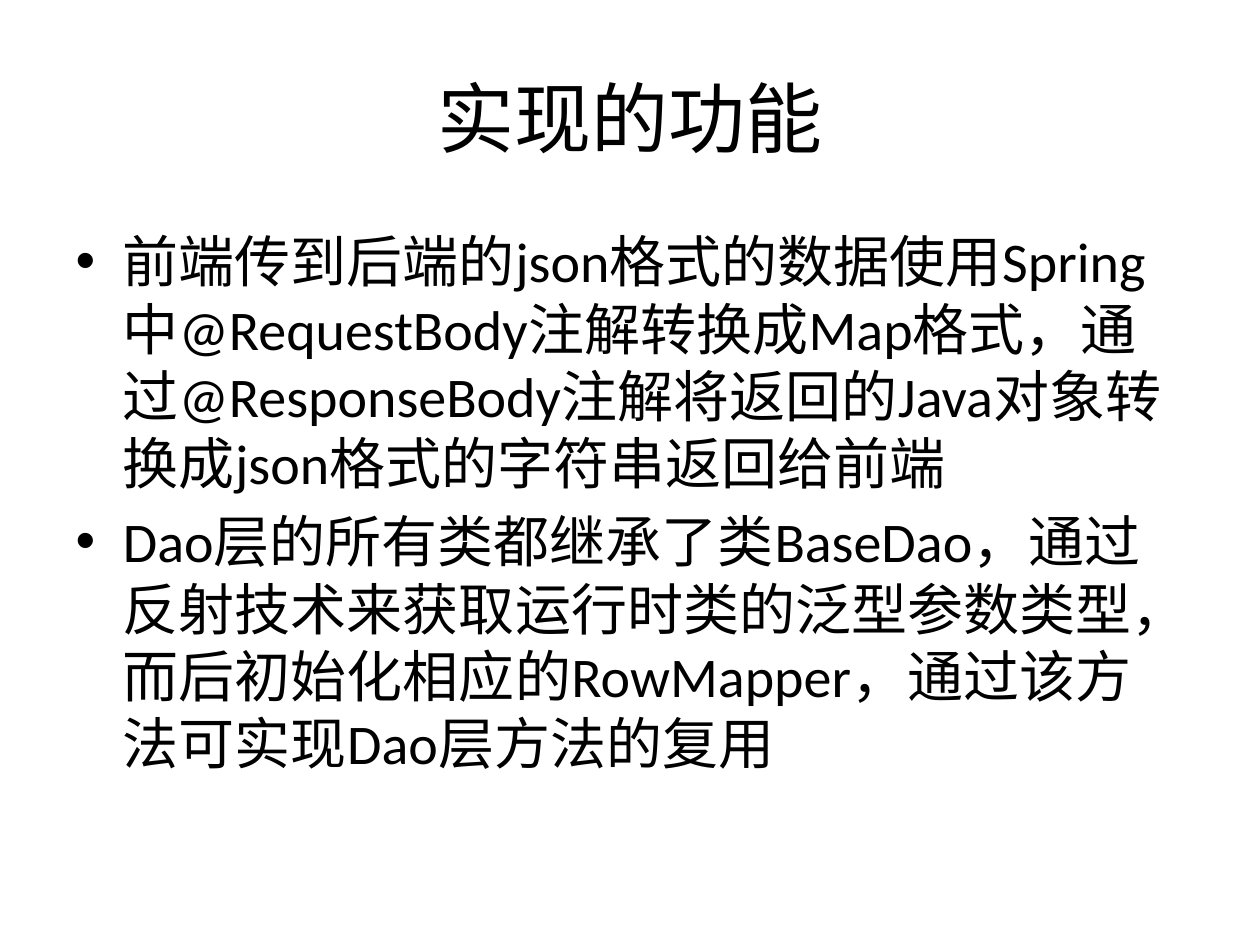
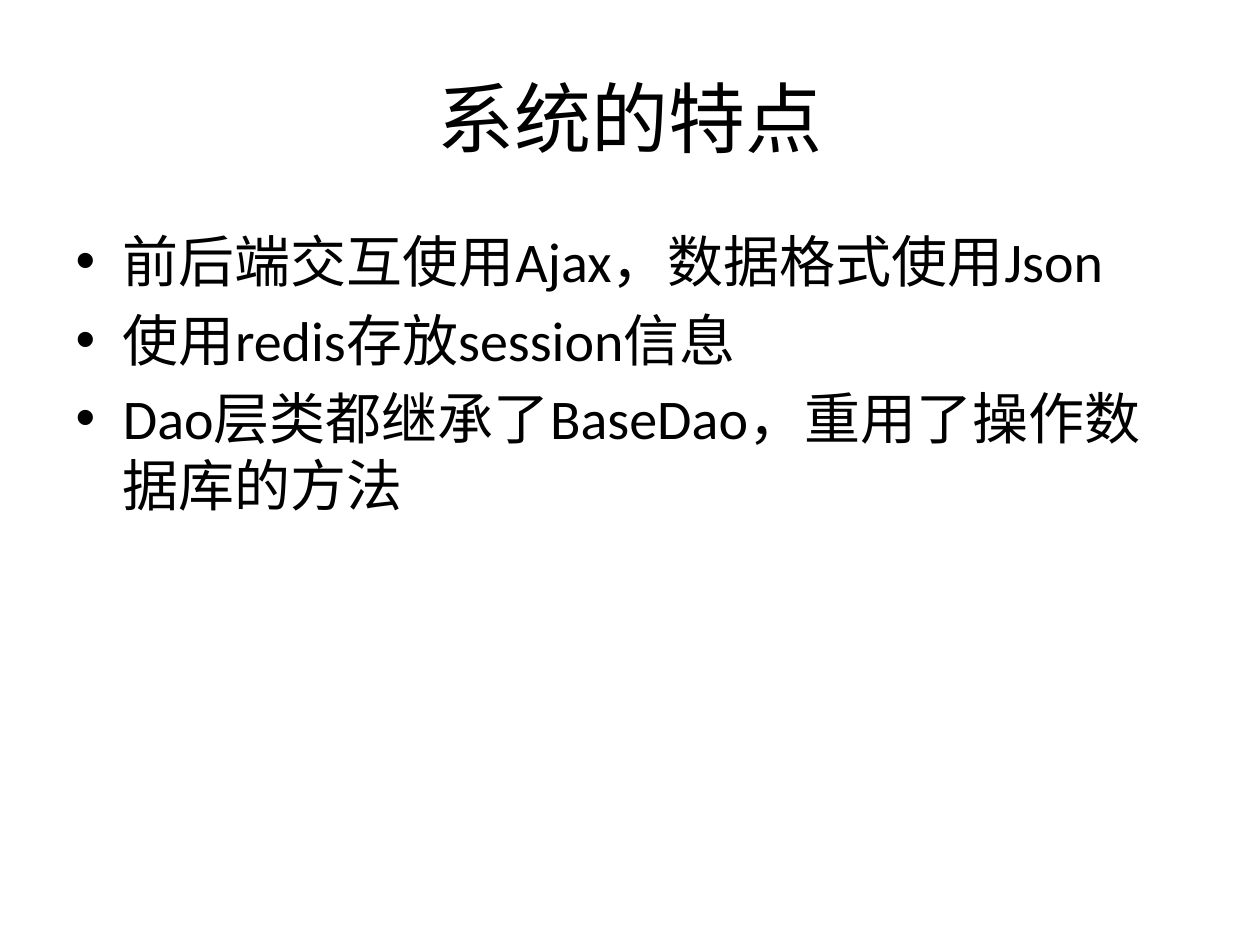
Before and after one commit to haixunmeng/GraduationDesign, a slide deck: slide 4 of 12241078兰登科_毕业论文答辩PPT.pptx. Drawn at 1260x945 pixels with LibreOffice and Linux fonts; fonts in the diff are those of the drawing. Boxes give left, top, right and bottom in pixels: in the first picture for what was removed or moved away, otherwise in the second. Text is boxed around its words. In the diff, an @@ line names an element or a change of style, - is before the commit and + after.

```diff
--- a/12241078兰登科_毕业论文答辩PPT.pptx
+++ b/12241078兰登科_毕业论文答辩PPT.pptx
@@ title at [437,82,822,153]: text changed @@
-实现的功能
+系统的特点
@@ text at [123,234,1141,511]: text changed @@
-• 前端传到后端的json格式的数据使用Spring中@RequestBody注解转换成Map格式，通过@ResponseBody注解将返回的Java对象转换成json格式的字符串返回给前端
-• Dao层的所有类都继承了类BaseDao，通过反射技术来获取运行时类的泛型参数类型，而后初始化相应的RowMapper，通过该方法可实现Dao层方法的复用
+• 前后端交互使用Ajax，数据格式使用Json
+• 使用redis存放session信息
+• Dao层类都继承了BaseDao，重用了操作数据库的方法
```
Also in this commit, not shown: 1 other slide changed, 3 other files.
